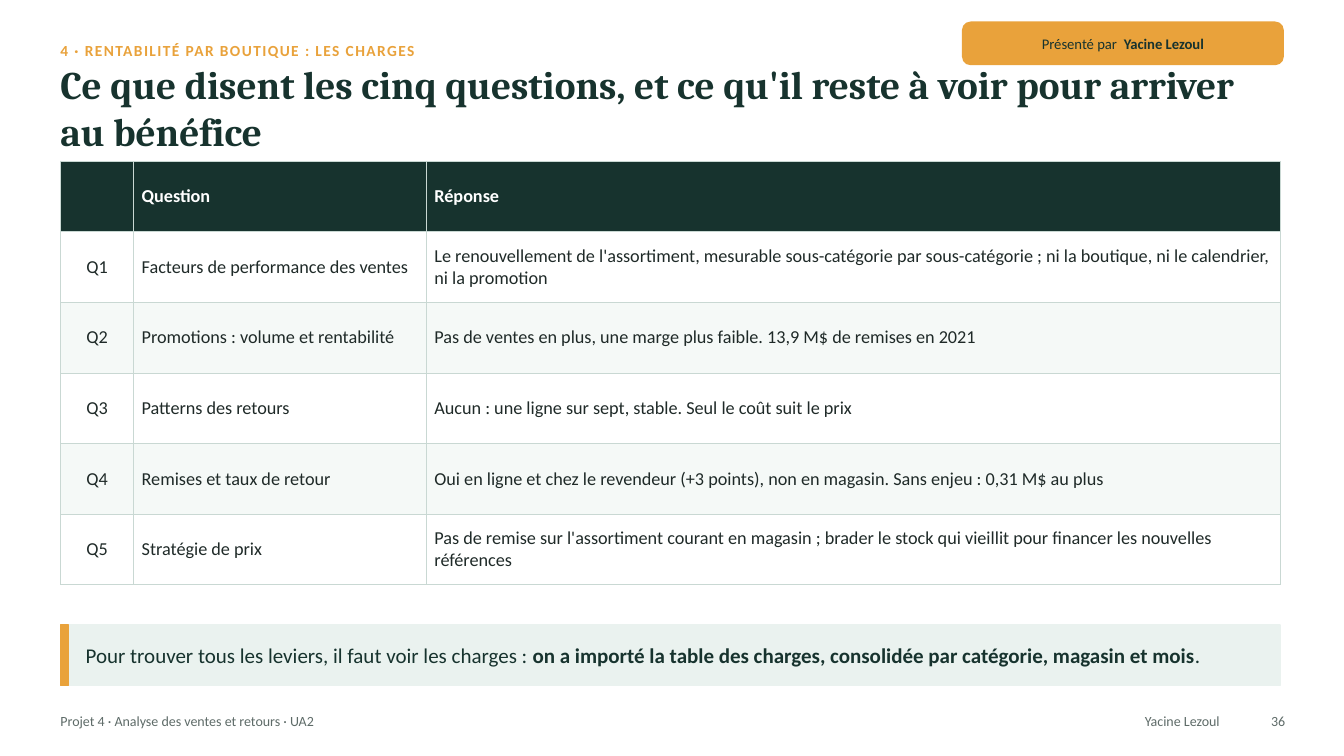
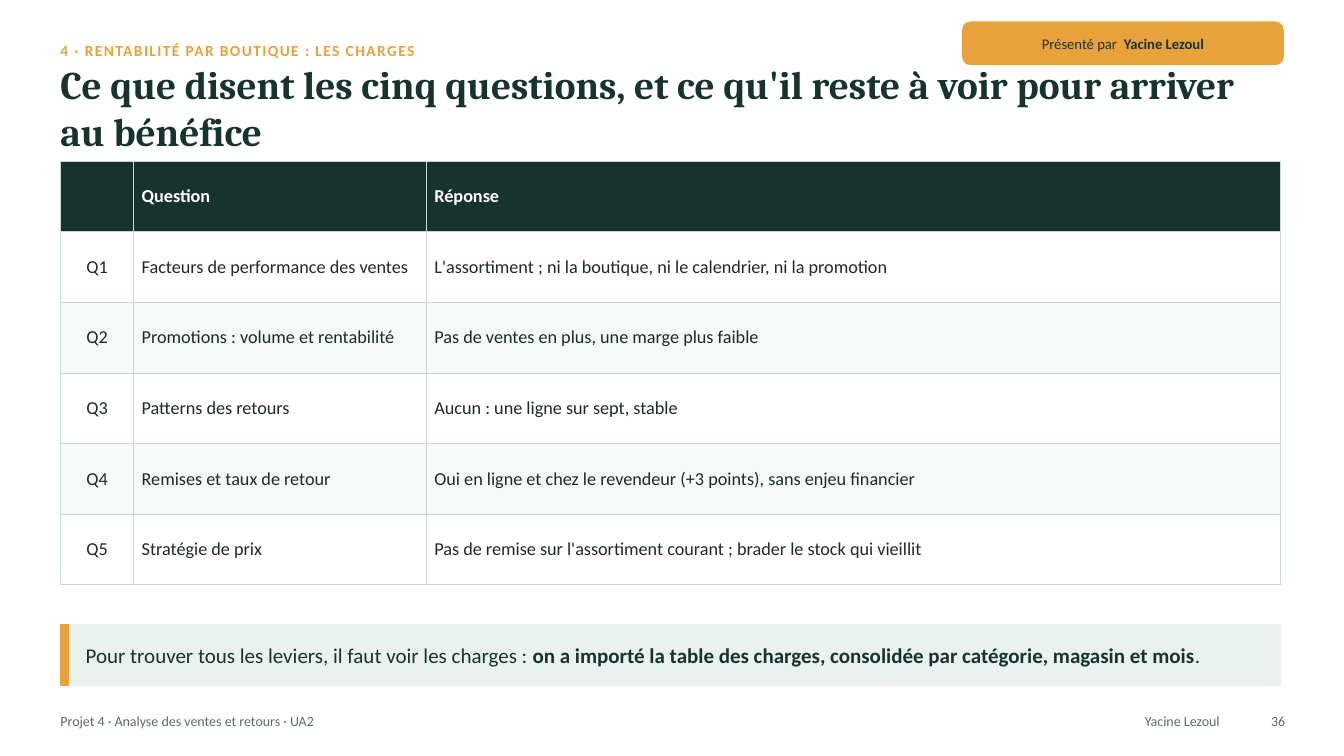
Before and after one commit to lezoul/projet4-contoso, a slide deck: slide 36 of reports/presentations/UA2_presentation_L3_L4.pptx. Drawn at 1344x756 pixels with LibreOffice and Linux fonts; fonts in the diff are those of the drawing. Boxes give left, top, right and bottom in pixels: in the first picture for what was removed or moved away, otherwise in the second. Text is boxed around its words. In the diff, an @@ line names an element or a change of style, - is before the commit and + after.

```diff
--- a/reports/presentations/UA2_presentation_L3_L4.pptx
+++ b/reports/presentations/UA2_presentation_L3_L4.pptx
@@ table at [60, 161, 1280, 585] @@
-row 2, column 3: Le renouvellement de l'assortiment, mesurable sous-catégorie par sous-catégorie ; ni la boutique, ni le calendrier, ni la promotion
+row 2, column 3: L'assortiment ; ni la boutique, ni le calendrier, ni la promotion
-row 3, column 3: Pas de ventes en plus, une marge plus faible. 13,9 M$ de remises en 2021
+row 3, column 3: Pas de ventes en plus, une marge plus faible
-row 4, column 3: Aucun : une ligne sur sept, stable. Seul le coût suit le prix
+row 4, column 3: Aucun : une ligne sur sept, stable
-row 5, column 3: Oui en ligne et chez le revendeur (+3 points), non en magasin. Sans enjeu : 0,31 M$ au plus
+row 5, column 3: Oui en ligne et chez le revendeur (+3 points), sans enjeu financier
-row 6, column 3: Pas de remise sur l'assortiment courant en magasin ; brader le stock qui vieillit pour financer les nouvelles références
+row 6, column 3: Pas de remise sur l'assortiment courant ; brader le stock qui vieillit
```
Also in this commit, not shown: 9 other slides changed.
